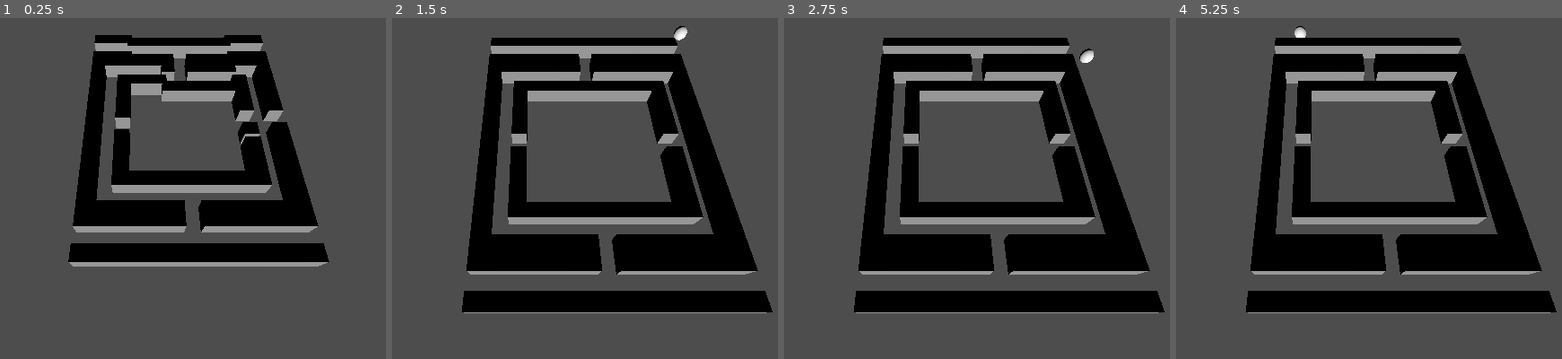
Above: before the commit, frames 1-4 (left to right).
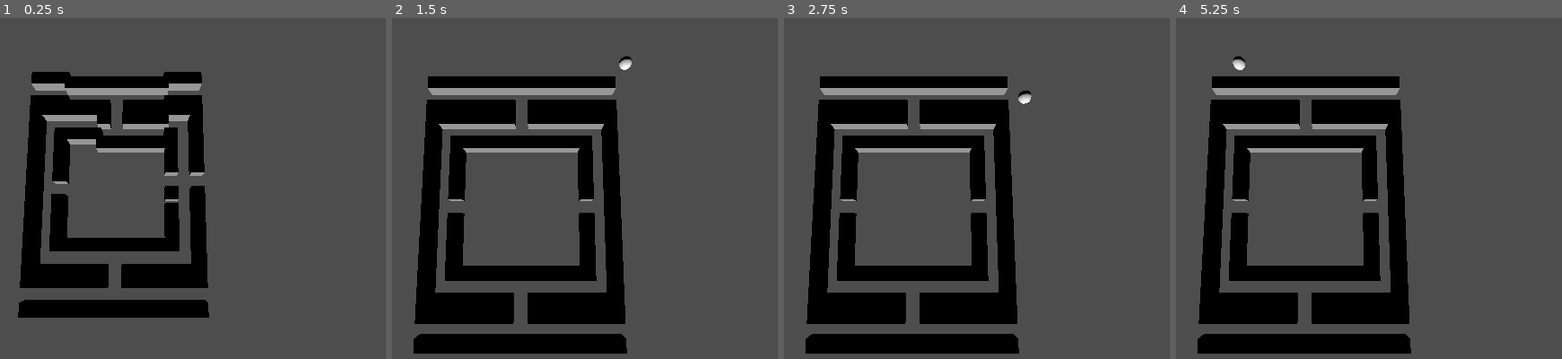
Above: after the commit, the same moments.

Repository: karpster/trhunt
Game: Godot game, scene res://pelaajavalinta.tscn
The game is run twice, just before and just after one commit, with the same random seed, the same clock (stepped at 60 frames per second) and the same inputs. This scene is started directly instead of the project's main scene.
Inputs (mouse positions are in pixels of both pictures, inside the frame that each line leads up to):
- Up to frame 1 (0.25 s): no input
- Up to frame 2 (1.5 s): move the mouse to (693, 191) at 0.52 s; hold Right (moveright) 0.53-1.28 s; hold Space (action) 0.53-1.28 s; click (693, 191) at 0.67 s; move the mouse to (outside the picture) at 1.27 s; hold Down (movedown) from 1.28 s (still down); tap Space (action) at 1.35 s
- Up to frame 3 (2.75 s): tap Enter at 2 s; move the mouse to (996, 123) at 2.02 s; release Down (movedown) at 2.03 s; hold Right (moveright) from 2.03 s (still down); hold K (camdown) from 2.03 s (still down); tap Space (action) at 2.3 s
- Up to frame 4 (5.25 s): move the mouse to (1284, 294) at 2.77 s; release Right (moveright) at 2.78 s; release K (camdown) at 2.78 s; hold Up (moveup) 2.78-3.53 s; tap J (camleft) at 2.85 s; click (1284, 294) at 2.92 s; tap Space (action) at 3.05, 3.5, 3.8, 4.55 s; move the mouse to (1534, 273) at 3.52 s; hold L (camright) 3.53-4.28 s; hold Left (moveleft) 3.53-5.03 s; move the mouse to (outside the picture) at 4.27 s; tap I (camup) at 4.35 s; move the mouse to (1353, 212) at 5.02 s; hold Down (movedown) from 5.03 s (still down); hold Space (action) from 5.03 s (still down); click (1353, 212) at 5.17 s

The runs differ from the first frame. In frame 1, 39% of the frame differs, in the area x 4-86%, y 5-88%; in frame 2, 47%; in frame 3, 47%; in frame 4, 47%, in the area x 5-99%, y 2-99%.

Commit message:
camera work started

Diff:
--- a/pelaajavalinta.gd
+++ b/pelaajavalinta.gd
@@ -168,6 +168,18 @@
 		else:
 			obj.global_position.z += 8 * d * (obj.pos_z * Global.spacing - obj.global_position.z)
 
+func setup_camera():
+	pass
+	var cam = $Camera3D
+	var grid_size = 30
+	var screen_aspect = cam.get_viewport().size.x / cam.get_viewport().size.y
+	if screen_aspect >= 1.0:
+		cam.size = grid_size / 2.0
+	else:
+		cam.size = (grid_size / 2.0) / screen_aspect
+	cam.transform.origin = Vector3(10,20,15)
+	cam.look_at(Vector3(10,0,12.5),Vector3(0,0,-1))
+
 func _input(event):
 	Global.identify_input(event)
 	check_player(event)
@@ -180,6 +192,7 @@
 	create_area()
 	create_borders()
 	create_options()
+	setup_camera()
 	level_transit_ready = false
 
 # Called every frame. 'delta' is the elapsed time since the previous frame.
--- a/pelaajavalinta.tscn
+++ b/pelaajavalinta.tscn
@@ -5,12 +5,12 @@
 [node name="pelaajavalinta" type="Node3D"]
 script = ExtResource("1_d81lr")
 
-[node name="Camera3D" type="Camera3D" parent="."]
-transform = Transform3D(1, 0, 0, 0, 0.418311, 0.908304, 0, -0.908304, 0.418311, 5, 14, 23.4583)
-
 [node name="DirectionalLight3D" type="DirectionalLight3D" parent="."]
 transform = Transform3D(1, 0, 0, 0, 1, 0, 0, 0, 1, -0.468439, 7.68675, -0.959017)
 
 [node name="cooldown_timer" type="Timer" parent="."]
 wait_time = 0.2
 one_shot = true
+
+[node name="Camera3D" type="Camera3D" parent="."]
+transform = Transform3D(0.62388, 0, -0.78152, 0, 1, 0, 0.78152, 0, 0.62388, 0, 50, 5.944)
--- a/pelialue.gd
+++ b/pelialue.gd
@@ -14,6 +14,9 @@
 var turn_plr
 var match_ongoing: bool
 var MAX_SCORE: int = 5
+var CAM_MIN_X: int
+var CAM_MIN_Z: int
+
 
 func random_rotation_90_degrees() -> int:
 	var rotations = [0,90,180,270]
@@ -98,6 +101,8 @@
 			obj.global_position.z += 8 * d * (obj.pos_z * Global.spacing - obj.global_position.z)
 
 func camera_movement(d):
+	var target_pos = turn_plr.global_transform.origin
+	var clamped_x = clamp(target_pos.x, )
 	if Input.is_action_pressed("camleft"):
 		$Camera3D.transform.origin.x -= camspeed * d
 	if Input.is_action_pressed("camright"):
@@ -253,26 +258,23 @@
 	Global.identify_input(event)
 
 func _process(delta):
-	# if inputdevice is same as player number then process
-	if Global.players_dict[Global.eventdevice] == player_turn:
-		camera_movement(delta)
-		if phase == "spare_movement":
-			spare_movement()
-		if phase == "player_movement":
-			player_movement()
-			player_action()
-	update_blocks(delta)
+	if match_ongoing == true:
+		# if inputdevice is same as player number then process
+		if Global.players_dict[Global.eventdevice] == player_turn:
+			camera_movement(delta)
+			if phase == "spare_movement":
+				spare_movement()
+			if phase == "player_movement":
+				player_movement()
+				player_action()
+		update_blocks(delta)
 
 
 # To do:
 # päävalikko
-	# local game
-	# online game
+	# Begin (avaa pelaajavalinta-scenen)
 	# settings
 	# quit
-	# jotain touhua taustalle (esim labyrintti jossa tapahtuu jotain)
-# online-pelin polku
-	# opiskele
 # # pelin aikainen UI
 	# vuoro
 	# pistetilanne
@@ -282,3 +284,7 @@
 	# eli näkyy vähintään vastakkainen kulma pelilaudalta verrattuna liikuteltavaan objektiin
 	# ohjaimen oikealla tatilla voi siirtää näkymää pois päin
 # pomppujen korjaus
+# Loppuruutu
+	# Teksti
+	# Tausta-alueen sumennus
+	# Siirtymä napin painalluksella
--- a/pelialue.tscn
+++ b/pelialue.tscn
@@ -4,9 +4,11 @@
 
 [node name="pelialue" type="Node3D"]
 script = ExtResource("1_j13gs")
+camspeed = null
 
 [node name="Camera3D" type="Camera3D" parent="."]
 transform = Transform3D(1, 0, 0, 0, 0.418311, 0.908304, 0, -0.908304, 0.418311, 5, 14, 16)
+projection = 1
 
 [node name="DirectionalLight3D" type="DirectionalLight3D" parent="."]
 transform = Transform3D(1, 0, 0, 0, 1, 0, 0, 0, 1, -0.468439, 7.68675, -0.959017)
